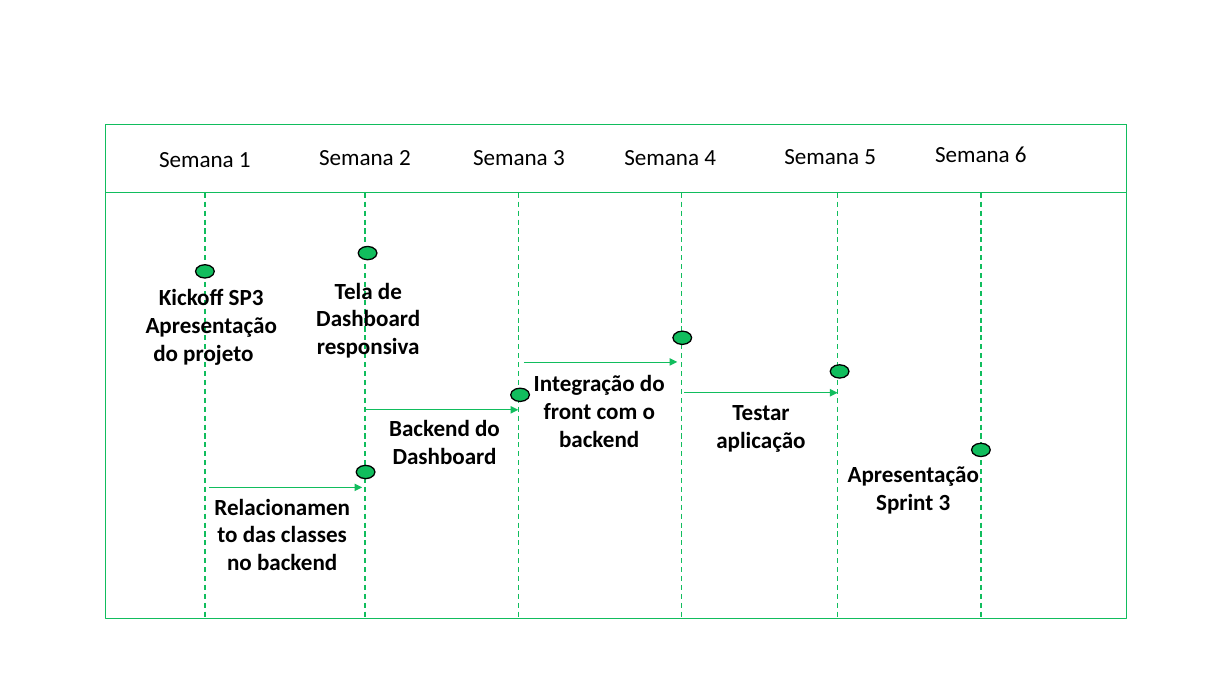
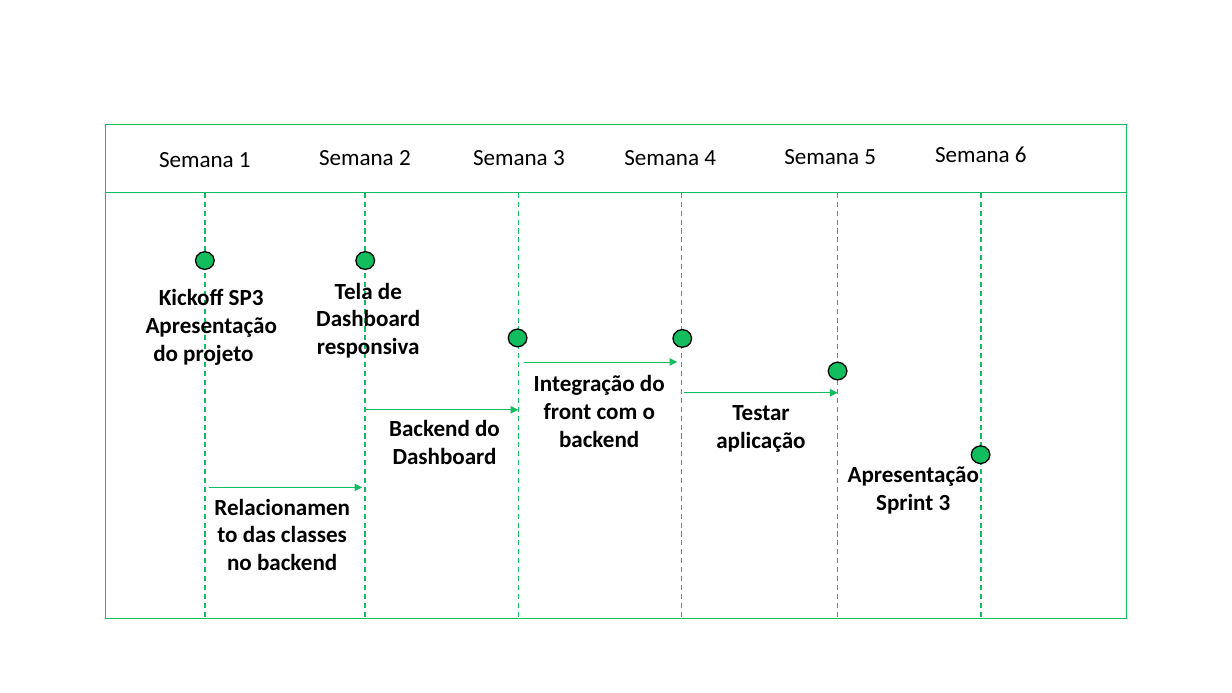
Before and after one commit to mileneoliveira/grupo04-react-web, a slide deck: slide 1 of Documentação/Documentação_Teorica/timeLine.pptx. Drawn at 1232x693 pixels with LibreOffice and Linux fonts; fonts in the diff are those of the drawing. Boxes give left, top, right and bottom in pixels: in the first picture for what was removed or moved away, otherwise in the second. Text is boxed around its words. In the diff, an @@ line names an element or a change of style, - is before the commit and + after.

Commit message:
time line

```diff
--- a/Documentação/Documentação_Teorica/timeLine.pptx
+++ b/Documentação/Documentação_Teorica/timeLine.pptx
@@ ellipse removed at [196, 264, 214, 277] @@
@@ ellipse added at [196, 251, 214, 269], fill #11BD5D, outline #000000 1 pt @@
@@ ellipse: place and size @@
-ellipse at [359, 247, 377, 260]
+ellipse at [356, 251, 374, 269]
@@ ellipse added at [508, 329, 527, 347], fill #11BD5D, outline #000000 1 pt @@
@@ ellipse: place and size @@
-ellipse at [673, 331, 691, 344]
+ellipse at [673, 330, 691, 348]
@@ ellipse removed at [511, 388, 530, 401] @@
@@ ellipse: place and size @@
-ellipse at [971, 444, 990, 457]
+ellipse at [971, 446, 990, 464]
@@ ellipse removed at [357, 466, 375, 479] @@
```
